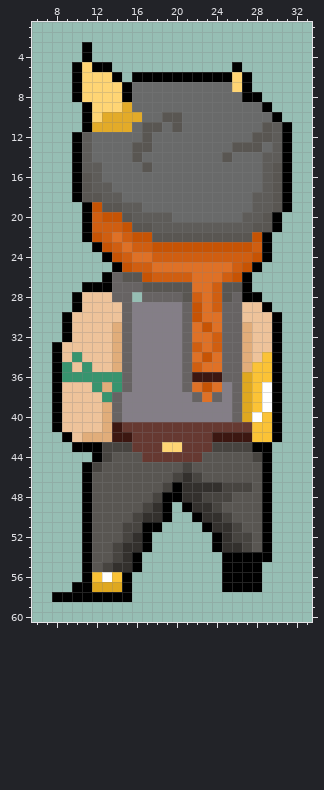
Two versions of one pixel-art sprite, Assets/Sprites/Player/IdleTree/IdleRightUp/player_right_up7.png. Above: the version before the commit.
The file is 38x64 pixels. Shown: x 6..33, y 1..60.
After the commit:
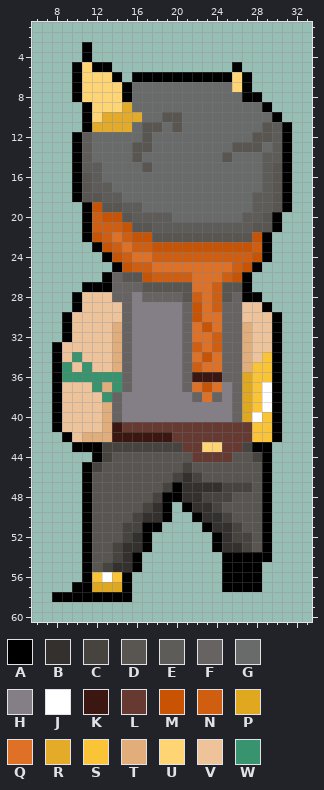
Palette (. is transparent): A #000000  B #33302d  C #474440  D #595652  E #5e5c59  F #676363  G #696a6a  H #847e87  J #ffffff  K #3c1711  L #663931  M #c75303  N #d05e10  P #dfa81f  Q #df7126  R #e3ab28  S #fbc336  T #e1ad7a  U #ffd574  V #eec39a  W #37946e
Changes in this commit:
@@ x 14..18 @@
 27 FFFDD
-28 FF.FF
+28 FFHFF
 29 VFHHH
@@ x 14..29 @@
 41 KLLLLLLLLLLLLLSS
-42 KKLLLLLLLLKKKKSS
-43 CCLLLUULLLCCCCAA
-44 DDDLLLLLLDDDDDCA
+42 KKKKKKLLLLLLLLSS
+43 CCCCCCCLLUULLCAA
+44 DDDDDDDDLLLLDDCA
 45 DDDDDDDCDDDDDDDA
Pixel boxes of the changes (left, top, right, bottom) in both pictures:
added: (132, 292, 142, 302)
changed: (132, 432, 252, 462)
